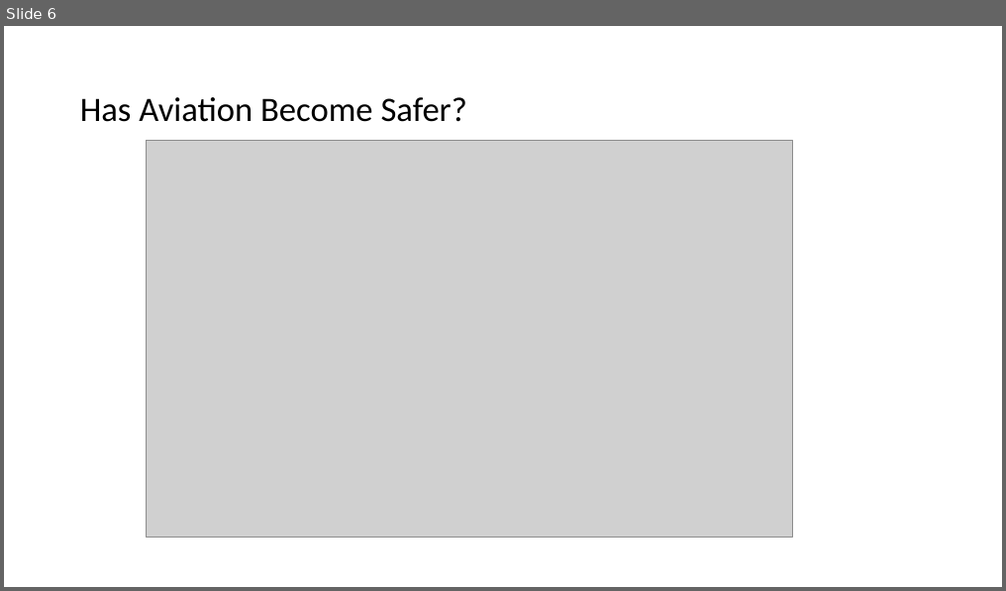
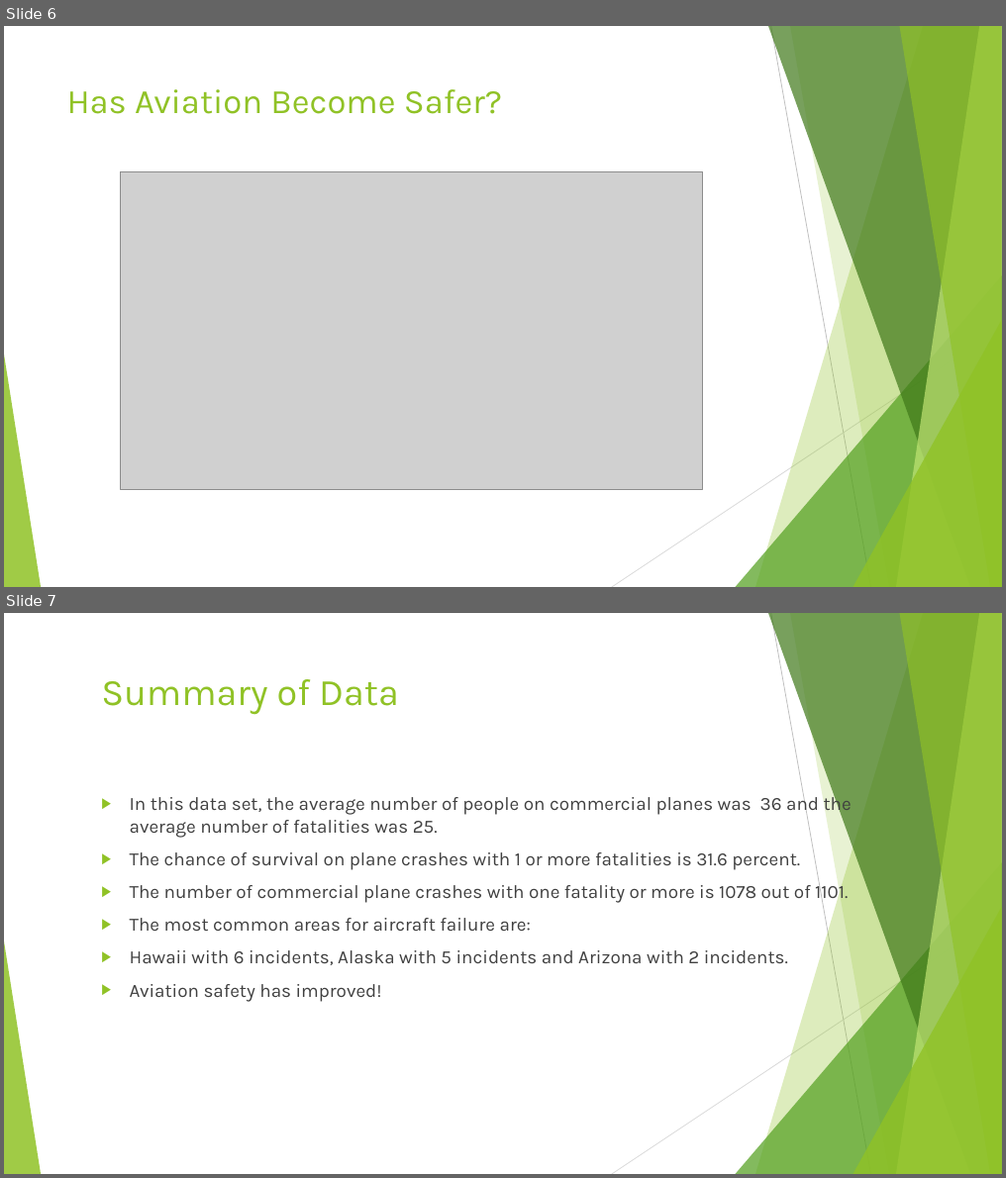
Before and after one commit to MZt92-ui/Project-1-Group-3, a slide deck: plane_crash_presenation_Rob.pptx. Shown one above the other, each under a label of ours: slide 6 before the commit, slides 6 and 7 after it. The pictures are 1006x591 and 1006x1178 pixels, drawn with LibreOffice and Linux fonts; fonts in the diff are those of the drawing; grey boxes stand for pictures. Boxes give left, top, right and bottom in pixels: in the first picture for what was removed or moved away, otherwise in the second. Text is boxed around its words. In the diff, an @@ line names an element or a change of style, - is before the commit and + after.

```diff
--- a/plane_crash_presenation_Rob.pptx
+++ b/plane_crash_presenation_Rob.pptx
@@ slide 7 added at [4,613,1002,1174], background #FFFFFF; not listed: 10 template elements that a slide beside it also shows @@
@@ title added at [101,679,399,714], 36 pt, text #90C226 @@
+Summary of Data
@@ text added at [130,793,851,1002], 18 pt, text #404040 @@
+▶ In this data set, the average number of people on commercial planes was 36 and the average number of fatalities was 25.
+▶ The chance of survival on plane crashes with 1 or more fatalities is 31.6 percent.
+▶ The number of commercial plane crashes with one fatality or more is 1078 out of 1101.
+▶ The most common areas for aircraft failure are:
+▶ Hawaii with 6 incidents, Alaska with 5 incidents and Arizona with 2 incidents.
+▶ Aviation safety has improved!
@@ slide 6 changed as well @@
@@ title "Has Aviation Become Safer?": place and size @@
-title "Has Aviation Become Safer?" at [80,97,467,122]
+title "Has Aviation Become Safer?" at [67,89,502,114]
@@ title "Has Aviation Become Safer?" at [67,89,502,114]: font Calibri to Karla, text colour #000000 to #90C226; line spacing 0.9 to 1; vertical alignment middle to top @@
@@ picture: place and size @@
-picture at [146,141,792,537]
+picture at [120,172,703,489]
@@ group added at [4,26,1002,587]: 5 freeform shapes, 3 triangles, 2 lines @@
```
Also in this commit, not shown: 5 other slides changed, 8 other files.
